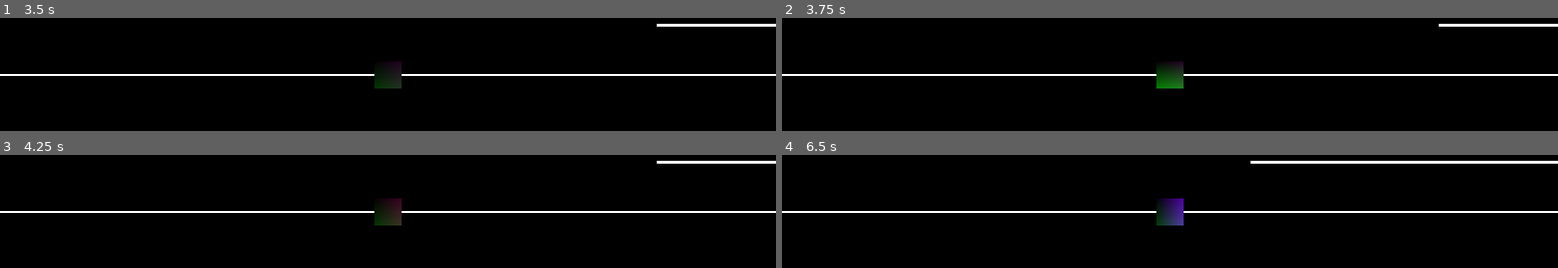
Above: before the commit, frames 1-4 (two rows, left to right).
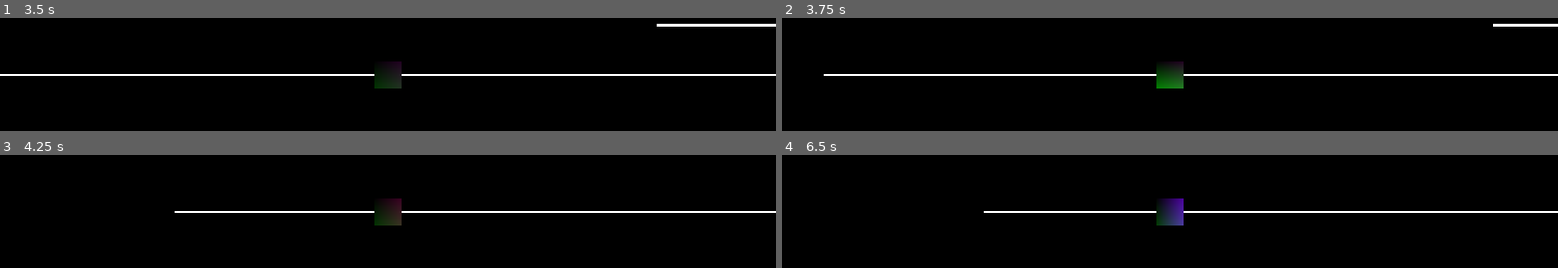
Above: after the commit, the same moments.

Repository: blaquenkot/dimension
Game: Godot game, scene res://Game.tscn
Same seed, same stepped clock (60 frames per second), same inputs: the game is played once before the commit and once after it.
Inputs:
- Up to frame 1 (3.5 s): hold Right (right) 0.53-1.28 s; hold S (down) 1.28-2.03 s; tap Enter at 2 s; hold Right (right) 2.03-2.78 s; hold W (up) from 2.78 s (still down)
- Up to frame 2 (3.75 s): tap Space at 3.5 s; release W (up) at 3.53 s; hold A (left, bound only after the commit) from 3.53 s (still down)
- Up to frame 3 (4.25 s): keep holding A (left, bound only after the commit)
- Up to frame 4 (6.5 s): release A (left, bound only after the commit) at 5.03 s; hold S (down) 5.03-5.78 s; tap Enter at 5.75 s; hold Right (right) from 5.78 s (still down)

Frame 1 is identical in both runs. In frame 2, 0.3% of the frame differs, in the area x 0-92%, y 5-52%; in frame 3, 0.8%; in frame 4, 1.5%, in the area x 0-100%, y 5-52%.

Commit message:
Move left and right

Diff:
--- a/Square.gd
+++ b/Square.gd
@@ -4,6 +4,7 @@
 var rail
 var speed = 20
 var leap_distance = speed * 2
+var last_direction
 
 func _ready():
 	rail = get_node(initial_rail)
@@ -12,8 +13,24 @@
 	snap_to_rail(rail)
 
 func _process(delta):
+	if Input.is_action_just_pressed("right"):
+		if last_direction == "right" && !$LeapTimer.is_stopped():
+			leap(Vector3.RIGHT)
+		else:
+			$LeapTimer.start()
+
+	if Input.is_action_just_pressed("left"):
+		if last_direction == "left" && !$LeapTimer.is_stopped():
+			leap(Vector3.LEFT)
+		else:
+			$LeapTimer.start()
+
 	if Input.is_action_pressed("right"):
+		last_direction = "right"
 		move_and_collide(Vector3.RIGHT * speed * delta)
+	elif Input.is_action_pressed("left"):
+		last_direction = "left"
+		move_and_collide(Vector3.LEFT * speed * delta)
 
 	if Input.is_action_just_pressed("up"):
 		var rail_above = rail.get_rail_above_at(translation)
@@ -28,15 +45,10 @@
 			snap_to_rail(rail_below)
 			rail = rail_below
 
-	if Input.is_action_just_pressed("right"):
-		if !$LeapTimer.is_stopped():
-			leap()
-		else:
-			$LeapTimer.start()
-
-func leap():
+func leap(direction):
+	$LeapTimer.stop()
 	visible = false
-	move_and_collide(Vector3.RIGHT * leap_distance)
+	move_and_collide(direction * leap_distance)
 	visible = true
 
 func snap_to_rail(rail):
--- a/project.godot
+++ b/project.godot
@@ -39,6 +39,12 @@
 , Object(InputEventKey,"resource_local_to_scene":false,"resource_name":"","device":0,"alt":false,"shift":false,"control":false,"meta":false,"command":false,"pressed":false,"scancode":16777234,"unicode":0,"echo":false,"script":null)
  ]
 }
+left={
+"deadzone": 0.5,
+"events": [ Object(InputEventKey,"resource_local_to_scene":false,"resource_name":"","device":0,"alt":false,"shift":false,"control":false,"meta":false,"command":false,"pressed":false,"scancode":65,"unicode":0,"echo":false,"script":null)
+, Object(InputEventKey,"resource_local_to_scene":false,"resource_name":"","device":0,"alt":false,"shift":false,"control":false,"meta":false,"command":false,"pressed":false,"scancode":16777231,"unicode":0,"echo":false,"script":null)
+ ]
+}
 
 [rendering]
 
